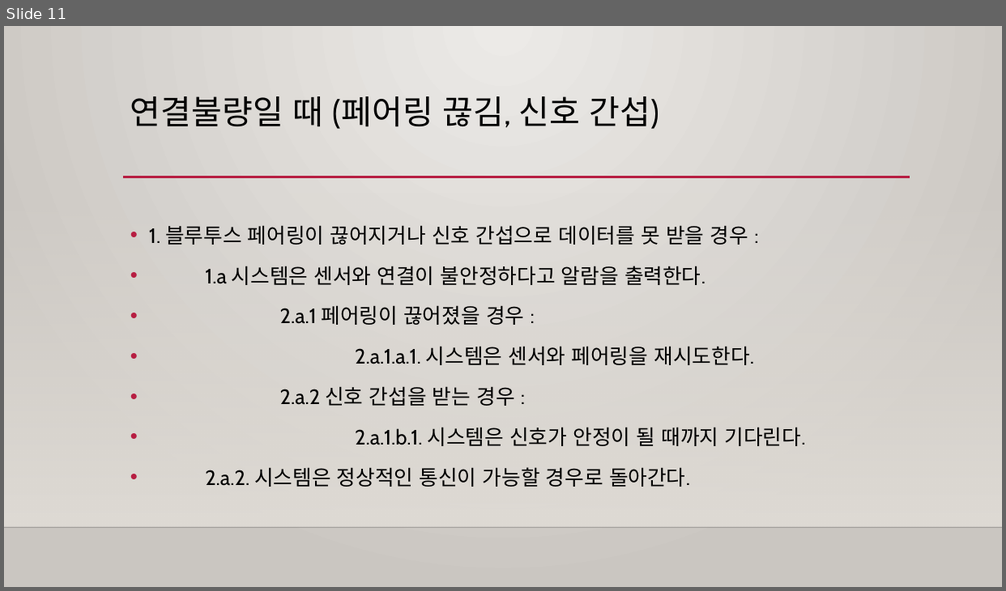
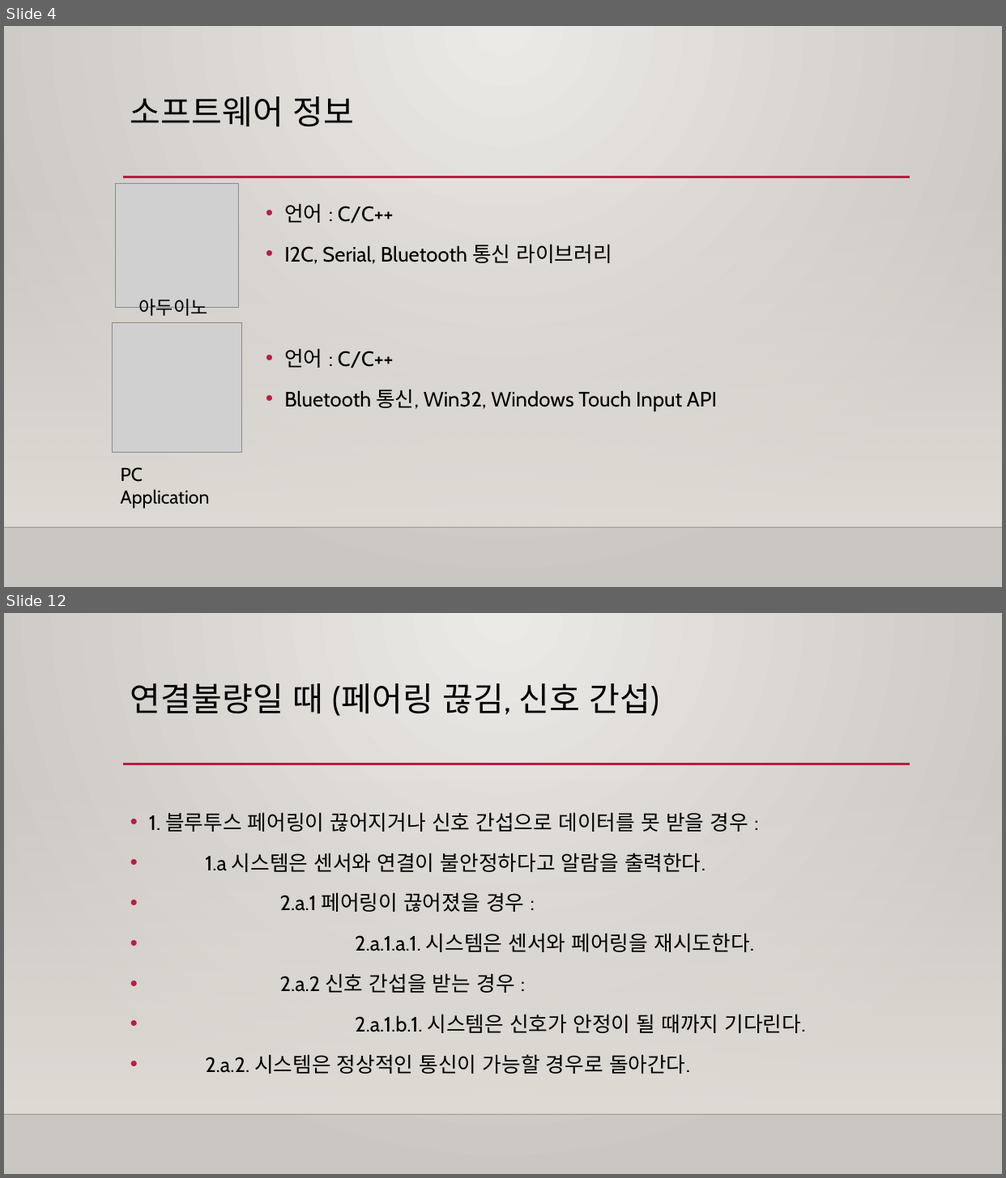
Before and after one commit to Capstone-Design/Documents, a slide deck: 캡스톤디자인발표 17.10.19.pptx. Shown one above the other, each under a label of ours: slide 11 before the commit, slides 4 and 12 after it; the slides between them are not shown. The pictures are 1006x591 and 1006x1178 pixels, drawn with LibreOffice and Linux fonts; fonts in the diff are those of the drawing; grey boxes stand for pictures; background and template pictures are left out. Boxes give left, top, right and bottom in pixels: in the first picture for what was removed or moved away, otherwise in the second. Text is boxed around its words. In the diff, an @@ line names an element or a change of style, - is before the commit and + after.

```diff
--- a/캡스톤디자인발표 17.10.19.pptx
+++ b/캡스톤디자인발표 17.10.19.pptx
@@ slide 4 added at (4, 26, 1002, 587), background gradient #ECEAE7 to #CAC7C1; not listed: 3 template elements that a slide beside it also shows @@
@@ title added at (130, 96, 354, 127), 32 pt, text #000000 @@
+소프트웨어 정보
@@ picture added at (115, 184, 238, 308) @@
@@ text added at (284, 203, 612, 264), 20 pt, text #000000 @@
+• 언어 : C/C++
+• I2C, Serial, Bluetooth 통신 라이브러리
@@ text added at (139, 299, 208, 316), 18 pt, text #000000 @@
+아두이노
@@ picture added at (112, 322, 242, 453) @@
@@ text added at (284, 348, 717, 411), 20 pt, text #000000 @@
+• 언어 : C/C++
+• Bluetooth 통신, Win32, Windows Touch Input API
@@ text added at (121, 467, 210, 509), 18 pt, text #000000 @@
+PC Application
@@ what was slide 11 is now slide 12 @@
```
Also in this commit, not shown: 10 slides changed, 3 other slides added.
